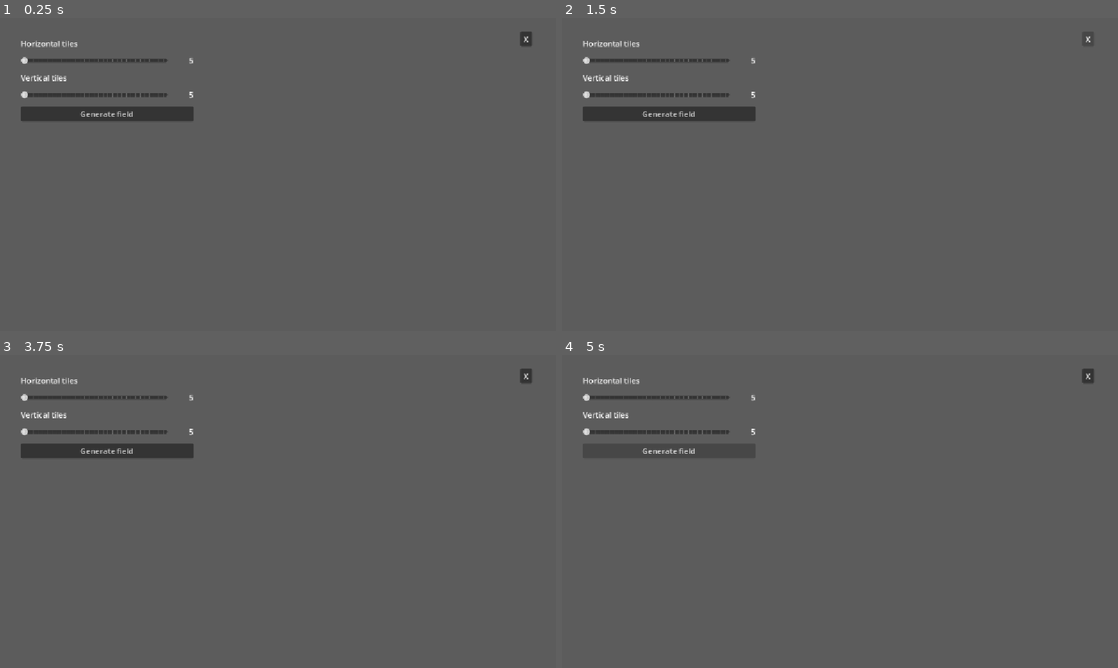
Above: before the commit, frames 1-4 (two rows, left to right).
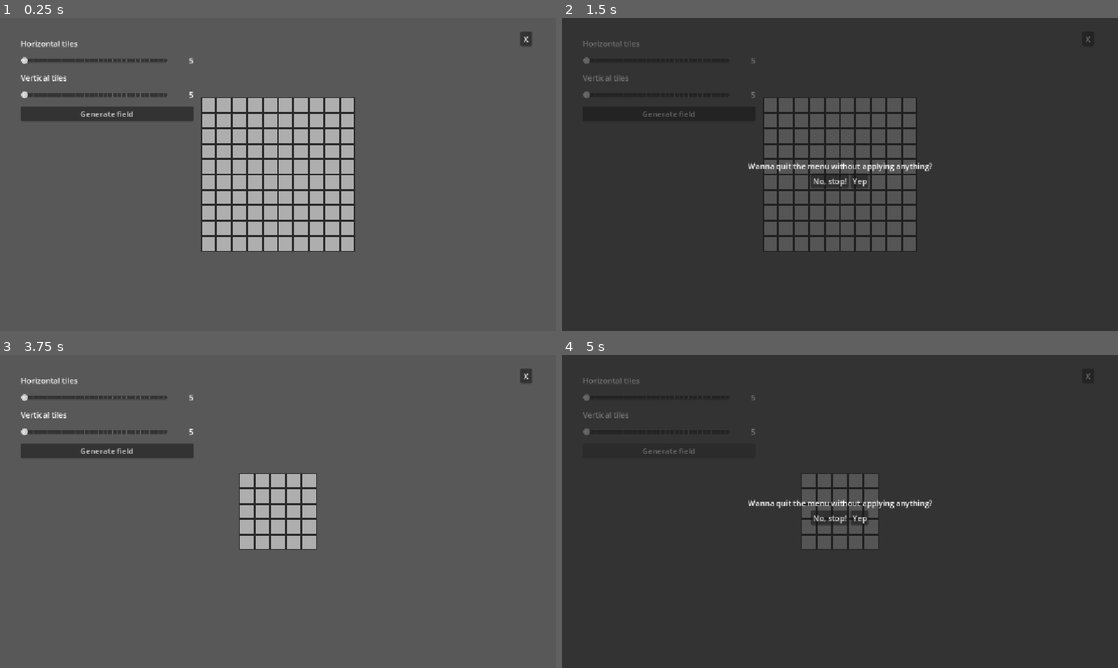
Above: after the commit, the same moments.

Repository: DISN-kolo/chess-automata
Game: Godot game, scene res://Scenes/main.tscn
Two runs of this game, one before a commit and one after it. Both use one fixed random seed, a clock stepped at 60 frames per second and the inputs below.
Inputs (mouse positions are in pixels of both pictures, inside the frame that each line leads up to):
- Up to frame 1 (0.25 s): no input
- Up to frame 2 (1.5 s): click "Generate field" at 0.5 s; click "X" at 1.25 s
- Up to frame 3 (3.75 s): click (266, 517) at 2 s, where only the run after the commit has a clickable "No, stop!"; click "Generate field" at 2.75 s; click (300, 517) at 3.5 s, where only the run after the commit has a clickable "Yep"
- Up to frame 4 (5 s): click "Generate field" at 4.25 s

The runs differ from the first frame. In frame 1, 14% of the frame differs, in the area x 36-64%, y 25-75%; in frame 2, 88%; in frame 3, 3.4%; in frame 4, 97%, in the area x 0-100%, y 0-100%.

Commit message:
it is now all control nodes. menu withr esizing works, confirms and all that jazz.

Diff:
--- /dev/null
+++ b/Scenes/apply_confirm_menu.tscn
@@ -0,0 +1,53 @@
+[gd_scene format=3 uid="uid://ckjoals5qg47f"]
+
+[ext_resource type="Script" uid="uid://ivh3hp2vdfps" path="res://Scripts/apply_confirm_menu.gd" id="1_bwtkk"]
+
+[node name="ApplyConfirmMenu" type="Control" unique_id=73811942]
+layout_mode = 3
+anchors_preset = 15
+anchor_right = 1.0
+anchor_bottom = 1.0
+grow_horizontal = 2
+grow_vertical = 2
+script = ExtResource("1_bwtkk")
+
+[node name="BackgroundConfirm" type="Panel" parent="." unique_id=922465223]
+layout_mode = 1
+anchors_preset = 15
+anchor_right = 1.0
+anchor_bottom = 1.0
+grow_horizontal = 2
+grow_vertical = 2
+
+[node name="VBoxCloseDialog" type="VBoxContainer" parent="." unique_id=1172799115]
+layout_mode = 1
+anchors_preset = 8
+anchor_left = 0.5
+anchor_top = 0.5
+anchor_right = 0.5
+anchor_bottom = 0.5
+offset_left = -20.0
+offset_top = -20.0
+offset_right = 20.0
+offset_bottom = 20.0
+grow_horizontal = 2
+grow_vertical = 2
+
+[node name="TextConfirm" type="Label" parent="VBoxCloseDialog" unique_id=579351179]
+layout_mode = 2
+text = "Wanna quit the menu without applying anything?"
+
+[node name="HBoxButtonsClose" type="HBoxContainer" parent="VBoxCloseDialog" unique_id=109168693]
+layout_mode = 2
+alignment = 1
+
+[node name="NoButton" type="Button" parent="VBoxCloseDialog/HBoxButtonsClose" unique_id=491503869]
+layout_mode = 2
+text = "No, stop!"
+
+[node name="YepButton" type="Button" parent="VBoxCloseDialog/HBoxButtonsClose" unique_id=1996962929]
+layout_mode = 2
+text = "Yep"
+
+[connection signal="pressed" from="VBoxCloseDialog/HBoxButtonsClose/NoButton" to="." method="_on_no_button_pressed"]
+[connection signal="pressed" from="VBoxCloseDialog/HBoxButtonsClose/YepButton" to="." method="_on_yep_button_pressed"]
--- /dev/null
+++ b/Scenes/close_confirm_menu.tscn
@@ -0,0 +1,58 @@
+[gd_scene format=3 uid="uid://dr3fphjl6dhio"]
+
+[ext_resource type="Script" uid="uid://boas5x7jo1yw7" path="res://Scripts/close_confirm_menu.gd" id="1_5q4ds"]
+
+[node name="CloseConfirmMenu" type="Control" unique_id=73811942]
+layout_mode = 3
+anchors_preset = 15
+anchor_right = 1.0
+anchor_bottom = 1.0
+grow_horizontal = 2
+grow_vertical = 2
+script = ExtResource("1_5q4ds")
+
+[node name="BackgroundConfirm" type="Panel" parent="." unique_id=922465223]
+layout_mode = 1
+anchors_preset = 15
+anchor_right = 1.0
+anchor_bottom = 1.0
+grow_horizontal = 2
+grow_vertical = 2
+
+[node name="VBoxCloseDialog" type="VBoxContainer" parent="." unique_id=1172799115]
+layout_mode = 1
+anchors_preset = 8
+anchor_left = 0.5
+anchor_top = 0.5
+anchor_right = 0.5
+anchor_bottom = 0.5
+offset_left = -20.0
+offset_top = -20.0
+offset_right = 20.0
+offset_bottom = 20.0
+grow_horizontal = 2
+grow_vertical = 2
+
+[node name="TextConfirm" type="Label" parent="VBoxCloseDialog" unique_id=579351179]
+layout_mode = 2
+text = "Wanna quit the menu without applying anything?"
+
+[node name="HBoxButtonsClose" type="HBoxContainer" parent="VBoxCloseDialog" unique_id=109168693]
+layout_mode = 2
+alignment = 1
+
+[node name="NoButton" type="Button" parent="VBoxCloseDialog/HBoxButtonsClose" unique_id=491503869]
+layout_mode = 2
+text = "No, stop!"
+
+[node name="YesApplyButton" type="Button" parent="VBoxCloseDialog/HBoxButtonsClose" unique_id=169336167]
+layout_mode = 2
+text = "Yes, but apply actually"
+
+[node name="YepButton" type="Button" parent="VBoxCloseDialog/HBoxButtonsClose" unique_id=1996962929]
+layout_mode = 2
+text = "Yep"
+
+[connection signal="pressed" from="VBoxCloseDialog/HBoxButtonsClose/NoButton" to="." method="_on_no_button_pressed"]
+[connection signal="pressed" from="VBoxCloseDialog/HBoxButtonsClose/YesApplyButton" to="." method="_on_yes_apply_button_pressed"]
+[connection signal="pressed" from="VBoxCloseDialog/HBoxButtonsClose/YepButton" to="." method="_on_yep_button_pressed"]
--- a/Scenes/main.tscn
+++ b/Scenes/main.tscn
@@ -1,7 +1,6 @@
 [gd_scene format=3 uid="uid://c6wguybwc4vvb"]
 
 [ext_resource type="Script" uid="uid://c6n54wor7gxpj" path="res://Scripts/main.gd" id="1_jjgbg"]
-[ext_resource type="PackedScene" uid="uid://ctbl75g3ldp34" path="res://Scenes/selector_menu.tscn" id="2_bo1nx"]
 
 [node name="Main" type="Control" unique_id=1247385691]
 layout_mode = 3
@@ -12,5 +11,10 @@
 grow_vertical = 2
 script = ExtResource("1_jjgbg")
 
-[node name="SelectorMenu" parent="." unique_id=2059419299 instance=ExtResource("2_bo1nx")]
+[node name="CenterContainer" type="CenterContainer" parent="." unique_id=2026521249]
 layout_mode = 1
+anchors_preset = 15
+anchor_right = 1.0
+anchor_bottom = 1.0
+grow_horizontal = 2
+grow_vertical = 2
--- a/Scenes/selector_menu.tscn
+++ b/Scenes/selector_menu.tscn
@@ -3,7 +3,7 @@
 [ext_resource type="Script" uid="uid://qqr4o5fdnsyy" path="res://Scripts/selector_menu.gd" id="1_7f51a"]
 
 [sub_resource type="StyleBoxFlat" id="StyleBoxFlat_fwbc6"]
-bg_color = Color(1, 1, 1, 0.09019608)
+bg_color = Color(0.41791436, 0.41791445, 0.4179144, 0.39215687)
 
 [node name="SelectorMenu" type="Control" unique_id=2059419299]
 layout_mode = 3
@@ -106,3 +106,6 @@
 offset_bottom = 53.0
 grow_horizontal = 0
 text = "X"
+
+[connection signal="pressed" from="GeneratorMenuBars/GenPromptButton" to="." method="_on_gen_prompt_button_pressed"]
+[connection signal="pressed" from="XPromptButton" to="." method="_on_x_prompt_button_pressed"]
--- a/Scenes/tile.tscn
+++ b/Scenes/tile.tscn
@@ -16,13 +16,33 @@
 [sub_resource type="GradientTexture2D" id="GradientTexture2D_f6mw1"]
 gradient = SubResource("Gradient_rvq8p")
 
-[node name="Tile" type="Node2D" unique_id=1957412977]
+[node name="Tile" type="Control" unique_id=22535202]
+layout_mode = 3
+anchors_preset = 15
+anchor_right = 1.0
+anchor_bottom = 1.0
+grow_horizontal = 2
+grow_vertical = 2
 script = ExtResource("1_xsjyq")
 
-[node name="Back" type="Sprite2D" parent="." unique_id=2039211796]
+[node name="Back" type="TextureRect" parent="." unique_id=1912264988]
 unique_name_in_owner = true
+layout_mode = 1
+anchors_preset = 15
+anchor_right = 1.0
+anchor_bottom = 1.0
+grow_horizontal = 2
+grow_vertical = 2
 texture = SubResource("GradientTexture2D_8t6u8")
+expand_mode = 1
 
-[node name="Fill" type="Sprite2D" parent="." unique_id=315957894]
+[node name="Fill" type="TextureRect" parent="." unique_id=598203795]
 unique_name_in_owner = true
+layout_mode = 1
+anchors_preset = 15
+anchor_right = 1.0
+anchor_bottom = 1.0
+grow_horizontal = 2
+grow_vertical = 2
 texture = SubResource("GradientTexture2D_f6mw1")
+expand_mode = 1
--- a/Scenes/tile_holder.tscn
+++ b/Scenes/tile_holder.tscn
@@ -2,5 +2,26 @@
 
 [ext_resource type="Script" uid="uid://dlfpvmgb0t5rv" path="res://Scripts/tile_holder.gd" id="1_r0ifm"]
 
-[node name="TileHolder" type="Node2D" unique_id=1163836858]
+[node name="TileHolder" type="Control" unique_id=1844332879]
+layout_mode = 3
+anchors_preset = 15
+anchor_right = 1.0
+anchor_bottom = 1.0
+grow_horizontal = 2
+grow_vertical = 2
 script = ExtResource("1_r0ifm")
+
+[node name="CenterHolder" type="CenterContainer" parent="." unique_id=524043062]
+unique_name_in_owner = true
+layout_mode = 1
+anchors_preset = 8
+anchor_left = 0.5
+anchor_top = 0.5
+anchor_right = 0.5
+anchor_bottom = 0.5
+offset_left = -20.0
+offset_top = -20.0
+offset_right = 20.0
+offset_bottom = 20.0
+grow_horizontal = 2
+grow_vertical = 2
--- /dev/null
+++ b/Scripts/apply_confirm_menu.gd
@@ -0,0 +1,12 @@
+extends Control
+class_name ApplyConfirmMenu
+
+signal apply_parameters;
+
+
+func _on_no_button_pressed() -> void:
+	self.queue_free();
+
+func _on_yep_button_pressed() -> void:
+	apply_parameters.emit();
+	self.queue_free();
--- /dev/null
+++ b/Scripts/close_confirm_menu.gd
@@ -0,0 +1,15 @@
+extends Control
+class_name CloseConfirmMenu
+
+signal apply_and_close_menu;
+signal just_close_menu;
+
+
+func _on_no_button_pressed() -> void:
+	self.queue_free();
+
+func _on_yes_apply_button_pressed() -> void:
+	apply_and_close_menu.emit();
+
+func _on_yep_button_pressed() -> void:
+	just_close_menu.emit();
--- a/Scripts/main.gd
+++ b/Scripts/main.gd
@@ -1,7 +1,24 @@
 extends Control
 class_name MainScene
 
+const SELECTOR_MENU = preload("uid://ctbl75g3ldp34");
 const TILE_HOLDER = preload("uid://v56s8xgx8iui")
 
+var tholder_instance: TileHolder = null;
+
+func _on_asked_to_resize(x: int, y: int) -> void:
+	if (tholder_instance != null):
+		tholder_instance.kill_tiles();
+		tholder_instance.x_dim = x;
+		tholder_instance.y_dim = y;
+		tholder_instance.spawn_tiles();
+
+func spawn_menu() -> void:
+	var smi = SELECTOR_MENU.instantiate();
+	smi.field_resizing.connect(_on_asked_to_resize);
+	add_child(smi);
+
 func _ready() -> void:
-	print("hey")
+	tholder_instance = TILE_HOLDER.instantiate();
+	add_child(tholder_instance);
+	spawn_menu();
--- a/Scripts/selector_menu.gd
+++ b/Scripts/selector_menu.gd
@@ -1,5 +1,42 @@
 extends Control
+class_name SelectorMenu
+
+signal field_resizing(x: int, y: int);
+
+var dim: Vector2i = Presaved.dim;
+const CLOSE_CONFIRM_MENU = preload("uid://dr3fphjl6dhio");
+const APPLY_CONFIRM_MENU = preload("uid://ckjoals5qg47f");
+
+
+func _ready() -> void:
+	%XSlider.value = Presaved.dim.x;
+	%YSlider.value = Presaved.dim.y;
 
 func _process(delta: float) -> void:
-	%XVal.text = "%2d" % [%XSlider.value];
-	%YVal.text = "%2d" % [%YSlider.value];
+	dim.x = int(%XSlider.value);
+	dim.y = int(%YSlider.value);
+	%XVal.text = "%2d" % [dim.x];
+	%YVal.text = "%2d" % [dim.y];
+	Presaved.dim = dim;
+
+func apply_field_parameters() -> void:
+	field_resizing.emit(dim.x, dim.y);
+
+func _on_x_prompt_button_pressed() -> void:
+	var ccm_instance: CloseConfirmMenu = CLOSE_CONFIRM_MENU.instantiate();
+	ccm_instance.apply_and_close_menu.connect(_on_apply_and_close);
+	ccm_instance.just_close_menu.connect(_on_just_close);
+	self.add_child(ccm_instance);
+
+func _on_just_close() -> void:
+	self.queue_free();
+
+func _on_apply_and_close() -> void:
+	apply_field_parameters()
+	self.queue_free()
+
+
+func _on_gen_prompt_button_pressed() -> void:
+	var acm_instance: ApplyConfirmMenu = APPLY_CONFIRM_MENU.instantiate();
+	acm_instance.apply_parameters.connect(apply_field_parameters);
+	self.add_child(acm_instance);
--- a/Scripts/tile.gd
+++ b/Scripts/tile.gd
@@ -1,16 +1,19 @@
-extends Node2D
+extends Control
 class_name Tile;
 
 var tile_size: int = 32;
 var border_thick: int = 4;
-var def_bg: Color = Color(0, 0, 0, 1);
-var def_fg: Color = Color(0.9, 0.9, 0.9, 1);
+var def_bg: Color = Color(0.0, 0.0, 0.0, 1.0);
+var def_fg: Color = Color(0.851, 0.851, 0.851, 1.0);
 
 func _size_the_tile(ts: float, bt: float) -> void:
-	%Back.texture.width = ts;
-	%Back.texture.height = ts;
-	%Fill.texture.width = ts - bt;
-	%Fill.texture.height = ts - bt;
+	self.size = Vector2(ts, ts);
+	%Fill.size -= Vector2(bt, bt);
+	%Fill.position += Vector2(
+		bt/2,
+		bt/2
+	);
+	custom_minimum_size = self.size;
 
 func _change_colors(bg: Color, fg: Color) -> void:
 	%Back.modulate = bg;
--- a/Scripts/tile_holder.gd
+++ b/Scripts/tile_holder.gd
@@ -1,22 +1,34 @@
-extends Node2D
+extends Control
 class_name TileHolder
 
 @export var x_dim: int = 10;
 @export var y_dim: int = 10;
 @export var tile_size: int = 32;
 const TILE = preload("res://Scenes/tile.tscn");
+const NO_SEPARATION_BOX = preload("uid://rkaklmsnkqja")
+
 var tile_instance: Tile = null;
 
-func _spawn_tiles() -> void:
-	for x_tile in range(x_dim):
-		for y_tile in range(y_dim):
+func spawn_tiles() -> void:
+	var vboxInstance = VBoxContainer.new();
+	vboxInstance.theme = NO_SEPARATION_BOX;
+	%CenterHolder.add_child(vboxInstance);
+	for y_tile in range(y_dim):
+		var hboxInstance = HBoxContainer.new();
+		hboxInstance.theme = NO_SEPARATION_BOX;
+		vboxInstance.add_child(hboxInstance);
+		for x_tile in range(x_dim):
 			tile_instance = TILE.instantiate();
 			tile_instance.tile_size = tile_size;
 			tile_instance.position = tile_size * Vector2(
 				x_tile,
 				y_tile
 			);
-			self.add_child(tile_instance)
+			hboxInstance.add_child(tile_instance)
+
+func kill_tiles() -> void:
+	for child in %CenterHolder.get_children():
+		child.queue_free();
 
 func _ready() -> void:
-	_spawn_tiles();
+	spawn_tiles();
--- /dev/null
+++ b/Singletons/presaved.gd
@@ -0,0 +1,3 @@
+extends Node
+
+var dim: Vector2i = Vector2i(5, 5);
--- /dev/null
+++ b/Themes/no_separation_box.tres
@@ -0,0 +1,4 @@
+[gd_resource type="Theme" format=3 uid="uid://rkaklmsnkqja"]
+
+[resource]
+BoxContainer/constants/separation = 0
--- a/project.godot
+++ b/project.godot
@@ -15,6 +15,10 @@
 config/features=PackedStringArray("4.7", "GL Compatibility")
 config/icon="res://icon.svg"
 
+[autoload]
+
+Presaved="*uid://bjqocsjlokffx"
+
 [display]
 
 window/stretch/mode="canvas_items"
Not shown, added: Scripts/apply_confirm_menu.gd.uid
Not shown, added: Scripts/close_confirm_menu.gd.uid
Not shown, added: Singletons/presaved.gd.uid
